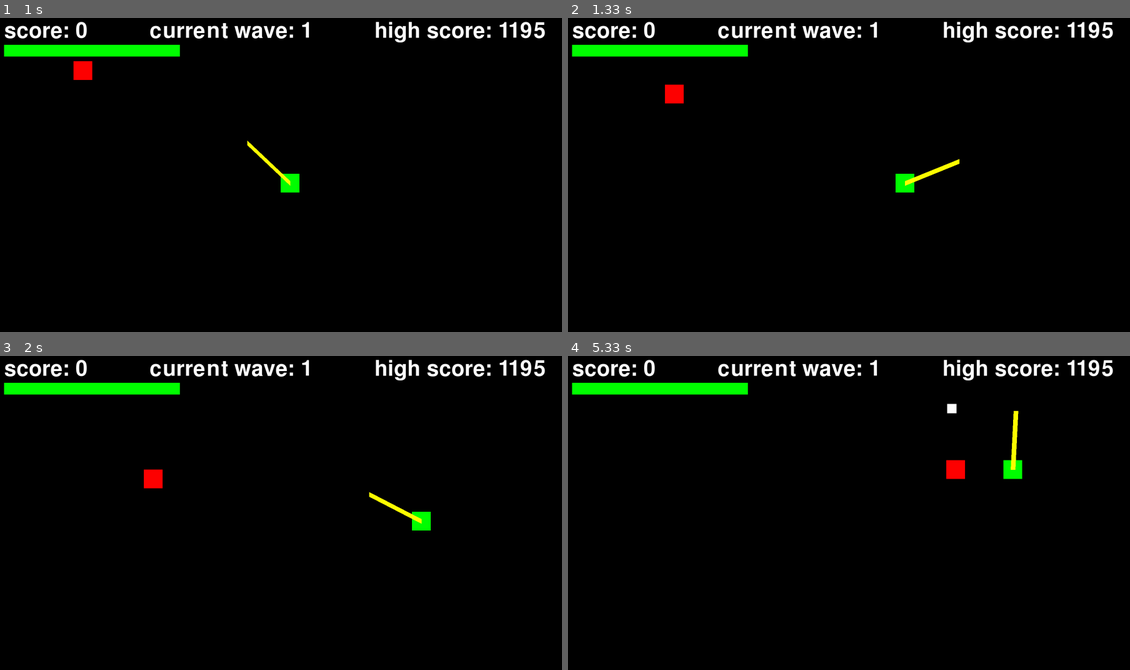
Above: before the commit, frames 1-4 (two rows, left to right).
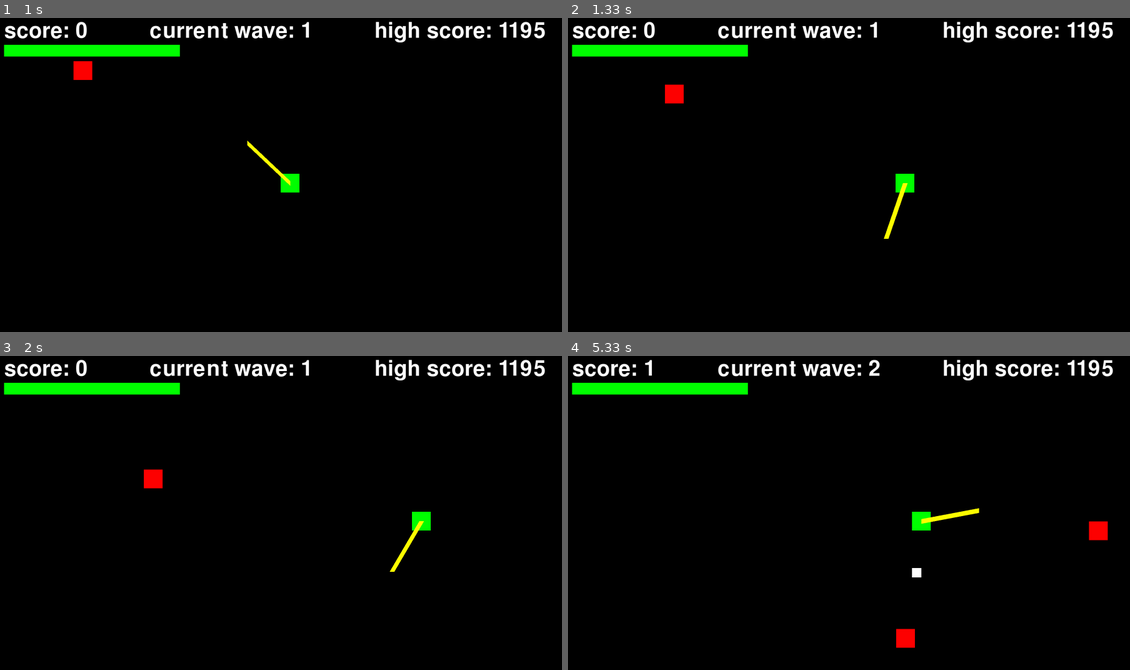
Above: after the commit, the same moments.

Repository: hutgib2/games_site
Game: pygame game, started from games/roguelike/src/main.py
Same seed, same stepped clock (60 frames per second), same inputs: the game is played once before the commit and once after it.
Inputs:
- Up to frame 1 (1 s): tap P at 0.33 s; tap Enter at 0.67 s
- Up to frame 2 (1.33 s): hold H from 1 s (still down); hold Right from 1 s (still down)
- Up to frame 3 (2 s): release H at 1.47 s; release Right at 1.47 s; hold Right 1.5-1.97 s; tap G at 1.65 s
- Up to frame 4 (5.33 s): hold Up 2-2.3 s; hold Right 2.33-2.8 s; hold Left 2.83-3.37 s; tap G at 2.98, 4.32 s; hold Down 3.4-3.7 s; hold Left 3.73-4.13 s; hold Up 4.17-4.53 s; hold Right 4.57-5.2 s; tap Space at 5.23 s

Frame 1 is identical in both runs. In frame 2, 0.3% of the frame differs, in the area x 56-70%, y 44-71%; in frame 3, 0.3%; in frame 4, 1.6%, in the area x 13-97%, y 1-94%.

Commit message:
Updated roguelike's markdown file and player's melee weapon can now be changed at will.

Diff:
--- a/games/roguelike/src/game/roguelike.py
+++ b/games/roguelike/src/game/roguelike.py
@@ -19,6 +19,7 @@
         self.clock = AsyncClock(fps=150) if WEB else AsyncClock(60)
         self.score = 0
         self.angle = 0
+        self.rotation_speed = 0.1
         self.radius = 200
         self.player_health = 3
         self.powerups = []
@@ -227,6 +228,9 @@
         for event in pygame.event.get():
             if event.type == pygame.QUIT:
                 self.running = False
+            if event.type == pygame.KEYDOWN and (event.key == pygame.K_g or event.key == pygame.K_h):
+                self.rotation_speed *= -1
+
         keys = pygame.key.get_pressed()
         self.dx = self.dy = 0
         if keys[pygame.K_a] or keys[pygame.K_LEFT]:
@@ -241,7 +245,7 @@
         if keys[pygame.K_w] or keys[pygame.K_UP]:
             self.player_y -= self.player_speed
             self.dy = -1
-        if (keys[pygame.K_k] or keys[pygame.K_SPACE]) and self.can_shoot:
+        if (keys[pygame.K_l] or keys[pygame.K_SPACE] or keys[pygame.K_RETURN] or keys[pygame.K_z]) and self.can_shoot:
             self.shoot()
 
     async def run(self):
@@ -254,9 +258,9 @@
 
             # melee weapon
             if 'faster swing' in self.active_effects:
-                self.angle += 0.4
+                self.angle += self.rotation_speed * 8
             else:
-                self.angle += 0.1
+                self.angle += self.rotation_speed
             self.tip_x = self.player_x + 32 + self.radius * math.cos(self.angle)
             self.tip_y = self.player_y + 32 + self.radius * math.sin(self.angle)
 
@@ -308,6 +312,7 @@
                 if bullet[0] < 0 or bullet[0] > WINDOW_WIDTH or bullet[1] < 0 or bullet[1] > WINDOW_HEIGHT:
                     self.bullets.remove(bullet)
                     continue
+
         # COLLISIONS
             # ENEMY AND BULLET
                 for enemy in self.enemies[:]:
Not shown, changed: game_astro_web/src/content/roguelike.md
